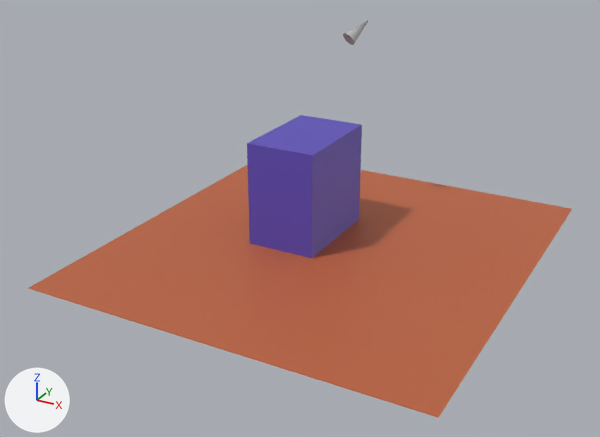
The FBX model example/simpleScene.fbx, before and after one commit.
Before and after are seen from a 50 mm camera at (0.291, -0.576, 0.304) aimed at (-0.009, -0.03, 0.031). Arrows for +X, +Y and +Z are at lower left; the lights stay in place. Where no turn or scale is listed for an object, it has been applied to the vertices.

The older version as bpy lines, for what is in view:
```python
mat_lambert1 = principled_material('lambert1')
mat_lambert1.base_color = (0.5, 0.5, 0.5)  # grey #bcbcbc
mat_lambert2 = principled_material('lambert2')
mat_lambert2.base_color = (0.5, 0.124, 0.048)  # orange #bc633e
me_mesh = bpy.data.meshes.new('Mesh')
me_mesh.from_pydata([(-0.165, -0.179, 0.0), (0.165, -0.179, 0.0), (-0.165, 0.179, 0.0), (0.165, 0.179, 0.0)], [], [(0, 1, 3, 2)])
me_mesh.materials.append(mat_lambert2)  # orange #bc633e
me_mesh_001 = bpy.data.meshes.new('Mesh.001')
me_mesh_001.from_pydata(...)  # a box spanning x -0.0299..0.0299, y -0.0453..0.0453, z -0.0452..0.0452
me_mesh_001.materials.append(mat_lambert3)  # blue #5e4fbc
me_mesh_002 = bpy.data.meshes.new('Mesh.002')
me_mesh_002.from_pydata(...)  # 21 vertices, 21 faces; spans x -0.011..0.005, y -0.0142..0.0099, z -0.0126..0.0071
me_mesh_002.materials.append(mat_lambert1)  # grey #bcbcbc
ob_o_box1 = bpy.data.objects.new('o_box1', me_mesh_001)
ob_o_box1.location = (-0.0246, 0.0089, 0.0452)
ob_o_light1_light = bpy.data.objects.new('o_light1_light', me_mesh_002)
ob_o_light1_light.location = (-0.0187, 0.0945, 0.1628)
ob_o_plane1 = bpy.data.objects.new('o_plane1', me_mesh)
ob_o_plane1.location = (0.0044, -0.0069, 0.0013)
```
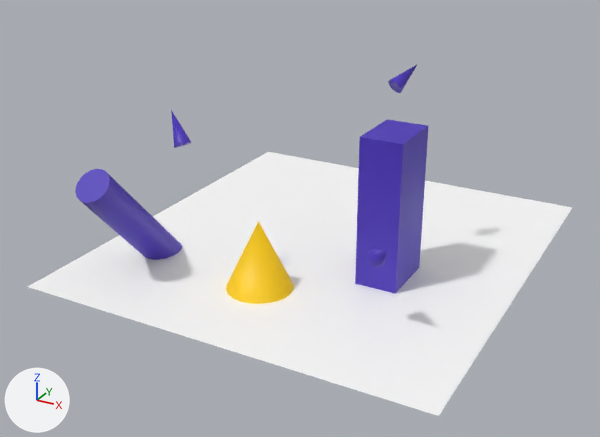
Location of each change, (x1, y1, x2, y2) in pixels of the pictures (600 x 437 px):
'o_plane1', recoloured, moved: before (28, 164, 572, 418); after (28, 152, 572, 416)
'o_box1', deleted: before (247, 115, 362, 258)
'o_box', added (blue): after (355, 119, 428, 293)
'o_cylinder', added (blue): after (75, 169, 182, 260)
'o_cone1', added (yellow): after (226, 221, 294, 304)
'o_light1_light', recoloured, moved: before (343, 20, 369, 45); after (388, 64, 418, 93)
'o_light3_SpotLight', added: after (171, 110, 191, 148)
'o_light1_SpotLight', added: after (367, 249, 386, 267)

What changed in the scene script:
```text
Change mat_lambert1:
    mat_lambert1.base_color: (0.5, 0.5, 0.5) -> (0.0679, 0.031, 0.5)  # grey #bcbcbc -> blue #4a31bc
Change mat_lambert2:
    mat_lambert2.base_color: (0.5, 0.124, 0.048) -> (1.0, 1.0, 1.0)  # orange #bc633e -> white #ffffff
Add mat_lambert5:
    mat_lambert5 = principled_material('lambert5')
    mat_lambert5.base_color = (1.0, 0.622, 0.0)  # yellow #ffcf00
Add me_mesh_001_1:
    me_mesh_001_1.from_pydata(...)  # 21 vertices, 21 faces; spans x -0.0122..0.0066, y -0.008..0.0132, z -0.0132..0.0081
    me_mesh_001_1.materials.append(mat_lambert1)  # blue #4a31bc
Add me_mesh_003:
    me_mesh_003.from_pydata(...)  # 21 vertices, 21 faces; spans x -0.006..0.0118, y -0.0087..0.004, z -0.0147..0.0115
    me_mesh_003.materials.append(mat_lambert1)  # blue #4a31bc
Add me_mesh_006:
    me_mesh_006.from_pydata(...)  # a 20-sided cone pointing to +z spanning x -0.0284..0.0284, y -0.0284..0.0284, z -0.0301..0.0301
    me_mesh_006.materials.append(mat_lambert5)  # yellow #ffcf00
Add me_mesh_004:
    me_mesh_004.from_pydata(...)  # a box spanning x -0.0166..0.0166, y -0.0245..0.0245, z -0.0639..0.0639
    me_mesh_004.materials.append(mat_lambert1)  # blue #4a31bc
Add me_mesh_005:
    me_mesh_005.from_pydata(...)  # 42 vertices, 60 faces; spans x -0.014..0.014, y -0.0655..0.0655, z -0.071..0.071
    me_mesh_005.materials.append(mat_lambert1)  # blue #4a31bc
Change ob_o_light1_light:
    ob_o_light1_light.location: (-0.0187, 0.0945, 0.1628) -> (0.0611, 0.0098, 0.1498)
Change ob_o_plane1:
    ob_o_plane1.location: (0.0044, -0.0069, 0.0013) -> (0.0044, -0.0069, 0.0026)
Remove ob_o_box1:
    ob_o_box1 = bpy.data.objects.new('o_box1', me_mesh_001)
    ob_o_box1.location = (-0.0246, 0.0089, 0.0452)
Add ob_o_light1_spotlight:
    ob_o_light1_spotlight = bpy.data.objects.new('o_light1_SpotLight', me_mesh_001_1)
    ob_o_light1_spotlight.location = (0.1006, -0.1192, 0.0634)
Add ob_o_light3_spotlight:
    ob_o_light3_spotlight = bpy.data.objects.new('o_light3_SpotLight', me_mesh_003)
    ob_o_light3_spotlight.location = (-0.0619, -0.1167, 0.1248)
Add ob_o_cone1:
    ob_o_cone1 = bpy.data.objects.new('o_cone1', me_mesh_006)
    ob_o_cone1.location = (-0.005, -0.1008, 0.0273)
Add ob_o_box:
    ob_o_box = bpy.data.objects.new('o_box', me_mesh_004)
    ob_o_box.location = (0.0726, -0.0363, 0.0562)
Add ob_o_cylinder:
    ob_o_cylinder = bpy.data.objects.new('o_cylinder', me_mesh_005)
    ob_o_cylinder.location = (-0.1089, -0.1034, 0.0237)
```
